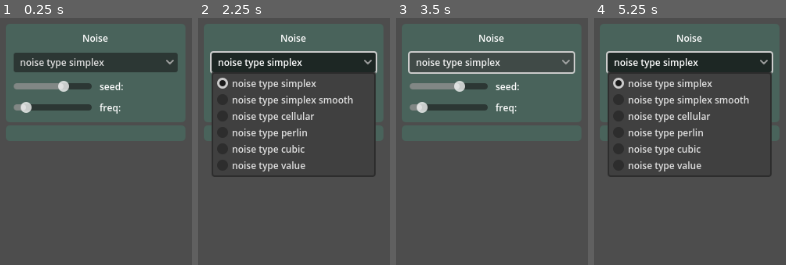
Above: before the commit, frames 1-4 (left to right).
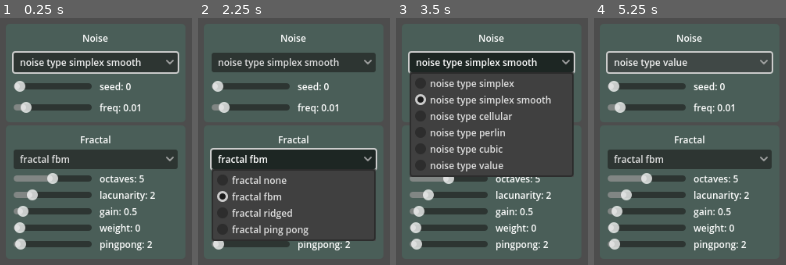
Above: after the commit, the same moments.

Repository: defce74/FastNoiseLite-Demo-Godot-4
Game: Godot game, scene res://world.tscn
Same seed, same stepped clock (60 frames per second), same inputs: the game is played once before the commit and once after it.
Inputs (mouse positions are in pixels of both pictures, inside the frame that each line leads up to):
- Up to frame 1 (0.25 s): no input
- Up to frame 2 (2.25 s): click (294, 62) at 0.5 s, where only the run before the commit has a clickable "noise type simplex"; click "noise type simplex" (after the commit: "noise type simplex smooth") at 1.25 s; click "noise type simplex" (after the commit: "fractal fbm") at 2 s
- Up to frame 3 (3.5 s): click "noise type simplex" (after the commit: "noise type simplex smooth") at 2.75 s
- Up to frame 4 (5.25 s): click "noise type simplex" (after the commit: "fractal fbm") at 3.5 s; click "noise type simplex" (after the commit: "noise type value") at 4.25 s; click "noise type simplex" (after the commit: "noise type value") at 5 s

The runs differ from the first frame. In frame 1, 18% of the frame differs, in the area x 6-94%, y 13-95%; in frame 2, 36%; in frame 3, 37%; in frame 4, 41%, in the area x 6-93%, y 14-95%.

Commit message:
prior to gui code removal

Diff:
--- a/src/Camera.gd
+++ /dev/null
@@ -1,51 +0,0 @@
-# Camera.gd
-#---------------------------------
-extends Camera2D
-
-#---------------------------------
-var m_dragSensitivity: float = 20.0
-enum m_cameraMovement { left, right, up, down }
-
-var m_zoomSpeed: Vector2 = Vector2(0.05, 0.05)
-var m_zoomMin: Vector2 = Vector2(0.4, 0.4)
-var m_zoomMax: Vector2 = Vector2(1.5, 1.5)
-
-#---------------------------------
-func setPosition(value: int):
-	match value:
-		m_cameraMovement.left: position.x -= m_dragSensitivity / zoom.x
-		m_cameraMovement.right: position.x += m_dragSensitivity / zoom.x
-		m_cameraMovement.up: position.y -= m_dragSensitivity / zoom.y
-		m_cameraMovement.down: position.y += m_dragSensitivity / zoom.y
-
-#---------------------------------
-func setZoom(value):
-	# set_zoom(value)
-	set_zoom(value.clamp(m_zoomMin, m_zoomMax))
-
-#---------------------------------
-func _process(_delta):
-	pass # moveCamera()
-
-#---------------------------------
-func _input(event):
-	if event is InputEventMouseButton:
-		if event.button_index == MOUSE_BUTTON_WHEEL_UP: # camera zoom in
-			setZoom(zoom + m_zoomSpeed)
-		elif event.button_index == MOUSE_BUTTON_WHEEL_DOWN: # camera zoom out
-			setZoom(zoom - m_zoomSpeed)
-		elif event.button_index == MOUSE_BUTTON_LEFT:
-			print('get_viewport_rect(): ', get_viewport_rect())
-
-#---------------------------------
-func moveCamera():
-	if get_viewport().get_mouse_position().x < 0:
-		setPosition(m_cameraMovement.left)
-	if get_viewport().get_mouse_position().x > get_viewport_rect().end.x:
-		setPosition(m_cameraMovement.right)
-	if get_viewport().get_mouse_position().y < 0:
-		setPosition(m_cameraMovement.up)
-	if get_viewport().get_mouse_position().y > get_viewport_rect().end.y:
-		setPosition(m_cameraMovement.down)
-
-#---------------------------------
--- /dev/null
+++ b/src/Fractal.gd
@@ -0,0 +1,79 @@
+# Fractal.gd
+#---------------------------------
+extends PanelContainer
+
+#---------------------------------
+@onready var g_map: Map = get_tree().root.get_node("World").get_node("Map")
+
+@onready var m_fractalType: OptionButton = $"VBoxContainer/OptionButton"
+
+@onready var m_octavesLabel: Label = $"VBoxContainer/Octaves/Label"
+@onready var m_lacunarityLabel: Label = $"VBoxContainer/Lacunarity/Label"
+@onready var m_gainLabel: Label = $"VBoxContainer/Gain/Label"
+@onready var m_weightLabel: Label = $"VBoxContainer/Weight/Label"
+@onready var m_pingpongLabel: Label = $"VBoxContainer/Pingpong/Label"
+
+@onready var m_octaves: HSlider = $"VBoxContainer/Octaves/HSlider"
+@onready var m_lacunarity: HSlider = $"VBoxContainer/Lacunarity/HSlider"
+@onready var m_gain: HSlider = $"VBoxContainer/Gain/HSlider"
+@onready var m_weight: HSlider = $"VBoxContainer/Weight/HSlider"
+@onready var m_pingpong: HSlider = $"VBoxContainer/Pingpong/HSlider"
+
+#---------------------------------
+func _ready():
+	# add items to optionBox
+	m_fractalType.add_item('fractal none', FastNoiseLite.FractalType.FRACTAL_NONE)
+	m_fractalType.add_item('fractal fbm', FastNoiseLite.FractalType.FRACTAL_FBM)
+	m_fractalType.add_item('fractal ridged', FastNoiseLite.FractalType.FRACTAL_RIDGED)
+	m_fractalType.add_item('fractal ping pong', FastNoiseLite.FractalType.FRACTAL_PING_PONG)
+
+	m_fractalType.select(g_map.m_fractalType) # init optionBox to default value
+
+	# init labels to default values
+	m_octavesLabel.set_text('octaves: ' + str(g_map.m_fractalOctaves))
+	m_lacunarityLabel.set_text('lacunarity: ' + str(g_map.m_fractalLacunarity))
+	m_gainLabel.set_text('gain: ' + str(g_map.m_fractalGain))
+	m_weightLabel.set_text('weight: ' + str(g_map.m_fractalWeightedStrength))
+	m_pingpongLabel.set_text('pingpong: ' + str(g_map.m_fractalPingPongStrength))
+
+	# init sliders to default values
+	m_octaves.set_value(g_map.m_fractalOctaves)
+	m_lacunarity.set_value(g_map.m_fractalLacunarity)
+	m_gain.set_value(g_map.m_fractalGain)
+	m_weight.set_value(g_map.m_fractalWeightedStrength)
+	m_pingpong.set_value(g_map.m_fractalPingPongStrength)
+
+#---------------------------------
+func _on_fractalType_item_selected(index):
+	g_map.m_fractalType = index
+	g_map.generateWorld()
+
+#---------------------------------
+func _on_octave_value_changed(value):
+	g_map.m_fractalOctaves = value
+	m_octavesLabel.set_text('octaves: ' + str(g_map.m_fractalOctaves))
+	g_map.generateWorld()
+
+#---------------------------------
+func _on_lacunarity_value_changed(value):
+	g_map.m_fractalLacunarity = value
+	m_lacunarityLabel.set_text('lacunarity: ' + str(g_map.m_fractalLacunarity))
+	g_map.generateWorld()
+
+#---------------------------------
+func _on_gain_value_changed(value):
+	g_map.m_fractalGain = value
+	m_gainLabel.set_text('gain: ' + str(g_map.m_fractalGain))
+	g_map.generateWorld()
+
+#---------------------------------
+func _on_weight_value_changed(value):
+	g_map.m_fractalWeightedStrength = value
+	m_weightLabel.set_text('weight: ' + str(g_map.m_fractalWeightedStrength))
+	g_map.generateWorld()
+
+#---------------------------------
+func _on_pingpong_value_changed(value):
+	g_map.m_fractalPingPongStrength = value
+	m_pingpongLabel.set_text('pingpong: ' + str(g_map.m_fractalPingPongStrength))
+	g_map.generateWorld()
--- a/src/FractalType.gd
+++ /dev/null
@@ -1,20 +0,0 @@
-# NoiseType.gd
-#---------------------------------
-extends OptionButton
-
-#---------------------------------
-@onready var g_map: Map = get_tree().root.get_node("World").get_node("Map")
-
-#---------------------------------
-func _ready():
-	add_item('fractal none', FastNoiseLite.FractalType.FRACTAL_NONE)
-	add_item('fractal fbm', FastNoiseLite.FractalType.FRACTAL_FBM)
-	add_item('fractal ridged', FastNoiseLite.FractalType.FRACTAL_RIDGED)
-	add_item('fractal ping pong', FastNoiseLite.FractalType.FRACTAL_PING_PONG)
-
-#---------------------------------
-func _on_item_selected(index):
-	g_map.m_fractalType = index
-	g_map.generateWorld()
-
-#---------------------------------
--- a/src/Gui.gd
+++ b/src/Gui.gd
@@ -5,26 +5,11 @@
 #---------------------------------
 @onready var g_map: Map = get_tree().root.get_node("World").get_node("Map")
 
-@onready var m_seedLabel: Label = $"VBoxContainer/Noise/Seed/Label"
-@onready var m_freqLabel: Label = $"VBoxContainer/Noise/Frequency/Label"
-
 @onready var m_fracOctLabel: Label = $"VBoxContainer/Fractals/FractalOctaves/Label"
 @onready var m_fracLacLabel: Label = $"VBoxContainer/Fractals/FractalLacunarity/Label"
 @onready var m_fracGainLabel: Label = $"VBoxContainer/Fractals/FractalGain/Label"
 @onready var m_fracWeightLabel: Label = $"VBoxContainer/Fractals/FractalWeight/Label"
 @onready var m_fracPingpongLabel: Label = $"VBoxContainer/Fractals/FractalPingpong/Label"
-
-#---------------------------------
-func _on_seed_slider_value_changed(value):
-	g_map.m_seed = value
-	m_seedLabel.set_text('seed: ' + str(g_map.m_seed))
-	g_map.generateWorld()
-
-#---------------------------------
-func _on_freq_slider_value_changed(value):
-	g_map.m_freq = value
-	m_freqLabel.set_text('freq: ' + str(g_map.m_freq))
-	g_map.generateWorld()
 
 #---------------------------------
 func _on_fracOct_slider_value_changed(value):
@@ -50,7 +35,7 @@
 	m_fracWeightLabel.set_text('fractal weight: ' + str(g_map.m_fractalWeightedStrength))
 	g_map.generateWorld()
 
-
+#---------------------------------
 func _on_fracPingpong_slider_value_changed(value):
 	g_map.m_fractalPingPongStrength = value
 	m_fracPingpongLabel.set_text('fractal weight: ' + str(g_map.m_fractalPingPongStrength))
--- a/src/Map.gd
+++ b/src/Map.gd
@@ -8,17 +8,18 @@
 var m_grass = Vector2i(4, 2)
 
 # map dimensions
-var m_mapSize: Vector2 = Vector2(512, 512)
+var m_mapSize: Vector2 = Vector2(256, 256)
 
 # random noise generator
 var m_noise = FastNoiseLite.new()
 
 # FastNoiseLite variables
-var m_noiseType: FastNoiseLite.NoiseType = FastNoiseLite.NoiseType.TYPE_SIMPLEX
-var m_seed: int = 1337
+var m_noiseType: FastNoiseLite.NoiseType = FastNoiseLite.NoiseType.TYPE_SIMPLEX_SMOOTH
+var m_seed: int = 0
 var m_freq: float = 0.01
-var m_fractalType: FastNoiseLite.FractalType = FastNoiseLite.FractalType.FRACTAL_NONE
-var m_fractalOctaves: int = 2
+
+var m_fractalType: FastNoiseLite.FractalType = FastNoiseLite.FractalType.FRACTAL_FBM
+var m_fractalOctaves: int = 5
 var m_fractalLacunarity: float = 2.0
 var m_fractalGain: float = 0.5
 var m_fractalWeightedStrength: float = 0.0
@@ -46,6 +47,7 @@
 	m_noise.set_noise_type(m_noiseType)
 	m_noise.set_seed(m_seed) # randi_range(0, 500)
 	m_noise.set_frequency(m_freq)
+
 	m_noise.set_fractal_type(m_fractalType)
 	m_noise.set_fractal_octaves(m_fractalOctaves) # number of octaves to generate - 1 octave per tile
 	m_noise.set_fractal_lacunarity(m_fractalLacunarity)
@@ -57,6 +59,8 @@
 		for y in range(m_mapSize.y):
 			var absNoise: float = abs(m_noise.get_noise_2d(x, y)) # get float value between -1 and 1
 			var tileToPlace: int = floori(absNoise * m_tileList.size()) # get tile the noise value corresponds to
+			# print('absNoise: ', absNoise)
+			# print('tileToPlace: ', tileToPlace)
 
 			set_cell(0, Vector2i(x,y), 0, m_tileList[tileToPlace])
 
--- a/src/Noise.gd
+++ b/src/Noise.gd
@@ -6,6 +6,7 @@
 @onready var g_map: Map = get_tree().root.get_node("World").get_node("Map")
 
 @onready var m_noiseType: OptionButton = $"VBoxContainer/OptionButton"
+
 @onready var m_seedLabel: Label = $"VBoxContainer/Seed/Label"
 @onready var m_freqLabel: Label = $"VBoxContainer/Frequency/Label"
 
@@ -17,6 +18,12 @@
 	m_noiseType.add_item('noise type perlin', FastNoiseLite.NoiseType.TYPE_PERLIN)
 	m_noiseType.add_item('noise type cubic', FastNoiseLite.NoiseType.TYPE_VALUE_CUBIC)
 	m_noiseType.add_item('noise type value', FastNoiseLite.NoiseType.TYPE_VALUE)
+
+	m_noiseType.select(g_map.m_noiseType)
+	m_noiseType.grab_focus()
+
+	m_seedLabel.set_text('seed: ' + str(g_map.m_seed))
+	m_freqLabel.set_text('freq: ' + str(g_map.m_freq))
 
 #---------------------------------
 func _on_noiseType_item_selected(index):
--- a/src/NoiseType.gd
+++ /dev/null
@@ -1,20 +0,0 @@
-# NoiseType.gd
-#---------------------------------
-extends OptionButton
-
-#---------------------------------
-@onready var g_map: Map = get_tree().root.get_node("World").get_node("Map")
-
-#---------------------------------
-func _ready():
-	add_item('noise type simplex', FastNoiseLite.NoiseType.TYPE_SIMPLEX)
-	add_item('noise type simplex smooth', FastNoiseLite.NoiseType.TYPE_SIMPLEX_SMOOTH)
-	add_item('noise type cellular', FastNoiseLite.NoiseType.TYPE_CELLULAR)
-	add_item('noise type perlin', FastNoiseLite.NoiseType.TYPE_PERLIN)
-	add_item('noise type cubic', FastNoiseLite.NoiseType.TYPE_VALUE_CUBIC)
-	add_item('noise type value', FastNoiseLite.NoiseType.TYPE_VALUE)
-
-#---------------------------------
-func _on_item_selected(index):
-	g_map.m_noiseType = index
-	g_map.generateWorld()
--- a/src/gui.tscn
+++ b/src/gui.tscn
@@ -1,14 +1,15 @@
-[gd_scene load_steps=4 format=3 uid="uid://3k746bv5w2nj"]
+[gd_scene load_steps=5 format=3 uid="uid://3k746bv5w2nj"]
 
 [ext_resource type="Theme" uid="uid://cxt5tdmihu36j" path="res://gui.tres" id="1_r7rlr"]
 [ext_resource type="Script" path="res://Noise.gd" id="1_vk4vd"]
+[ext_resource type="Script" path="res://Fractal.gd" id="3_007xf"]
 
 [sub_resource type="StyleBoxFlat" id="StyleBoxFlat_vx8ye"]
 content_margin_left = 10.0
 content_margin_top = 10.0
 content_margin_right = 10.0
 content_margin_bottom = 10.0
-bg_color = Color(0.286275, 0.388235, 0.356863, 1)
+bg_color = Color(0.286275, 0.388235, 0.356863, 0.8)
 corner_radius_top_left = 5
 corner_radius_top_right = 5
 corner_radius_bottom_right = 5
@@ -57,7 +58,6 @@
 size_flags_horizontal = 3
 size_flags_stretch_ratio = 0.5
 max_value = 2000.0
-value = 1337.0
 
 [node name="Label" type="Label" parent="VBoxContainer/Noise/VBoxContainer/Seed"]
 custom_minimum_size = Vector2(100, 0)
@@ -87,7 +87,108 @@
 [node name="Fractal" type="PanelContainer" parent="VBoxContainer"]
 layout_mode = 2
 theme_override_styles/panel = SubResource("StyleBoxFlat_vx8ye")
+script = ExtResource("3_007xf")
+
+[node name="VBoxContainer" type="VBoxContainer" parent="VBoxContainer/Fractal"]
+layout_mode = 2
+
+[node name="Label" type="Label" parent="VBoxContainer/Fractal/VBoxContainer"]
+layout_mode = 2
+text = "Fractal"
+horizontal_alignment = 1
+
+[node name="OptionButton" type="OptionButton" parent="VBoxContainer/Fractal/VBoxContainer"]
+layout_mode = 2
+
+[node name="Octaves" type="HBoxContainer" parent="VBoxContainer/Fractal/VBoxContainer"]
+layout_mode = 2
+theme_override_constants/separation = 10
+
+[node name="HSlider" type="HSlider" parent="VBoxContainer/Fractal/VBoxContainer/Octaves"]
+custom_minimum_size = Vector2(100, 0)
+layout_mode = 2
+size_flags_horizontal = 3
+size_flags_stretch_ratio = 0.5
+max_value = 10.0
+rounded = true
+
+[node name="Label" type="Label" parent="VBoxContainer/Fractal/VBoxContainer/Octaves"]
+custom_minimum_size = Vector2(100, 0)
+layout_mode = 2
+size_flags_horizontal = 3
+
+[node name="Lacunarity" type="HBoxContainer" parent="VBoxContainer/Fractal/VBoxContainer"]
+layout_mode = 2
+theme_override_constants/separation = 10
+
+[node name="HSlider" type="HSlider" parent="VBoxContainer/Fractal/VBoxContainer/Lacunarity"]
+custom_minimum_size = Vector2(100, 0)
+layout_mode = 2
+size_flags_horizontal = 3
+size_flags_stretch_ratio = 0.5
+max_value = 10.0
+
+[node name="Label" type="Label" parent="VBoxContainer/Fractal/VBoxContainer/Lacunarity"]
+custom_minimum_size = Vector2(100, 0)
+layout_mode = 2
+size_flags_horizontal = 3
+
+[node name="Gain" type="HBoxContainer" parent="VBoxContainer/Fractal/VBoxContainer"]
+layout_mode = 2
+theme_override_constants/separation = 10
+
+[node name="HSlider" type="HSlider" parent="VBoxContainer/Fractal/VBoxContainer/Gain"]
+custom_minimum_size = Vector2(100, 0)
+layout_mode = 2
+size_flags_horizontal = 3
+size_flags_stretch_ratio = 0.5
+max_value = 10.0
+step = 0.01
+
+[node name="Label" type="Label" parent="VBoxContainer/Fractal/VBoxContainer/Gain"]
+custom_minimum_size = Vector2(100, 0)
+layout_mode = 2
+size_flags_horizontal = 3
+
+[node name="Weight" type="HBoxContainer" parent="VBoxContainer/Fractal/VBoxContainer"]
+layout_mode = 2
+theme_override_constants/separation = 10
+
+[node name="HSlider" type="HSlider" parent="VBoxContainer/Fractal/VBoxContainer/Weight"]
+custom_minimum_size = Vector2(100, 0)
+layout_mode = 2
+size_flags_horizontal = 3
+size_flags_stretch_ratio = 0.5
+max_value = 1.0
+step = 0.01
+value = 0.01
+
+[node name="Label" type="Label" parent="VBoxContainer/Fractal/VBoxContainer/Weight"]
+custom_minimum_size = Vector2(100, 0)
+layout_mode = 2
+size_flags_horizontal = 3
+
+[node name="Pingpong" type="HBoxContainer" parent="VBoxContainer/Fractal/VBoxContainer"]
+layout_mode = 2
+theme_override_constants/separation = 10
+
+[node name="HSlider" type="HSlider" parent="VBoxContainer/Fractal/VBoxContainer/Pingpong"]
+custom_minimum_size = Vector2(100, 0)
+layout_mode = 2
+size_flags_horizontal = 3
+size_flags_stretch_ratio = 0.5
+
+[node name="Label" type="Label" parent="VBoxContainer/Fractal/VBoxContainer/Pingpong"]
+custom_minimum_size = Vector2(100, 0)
+layout_mode = 2
+size_flags_horizontal = 3
 
 [connection signal="item_selected" from="VBoxContainer/Noise/VBoxContainer/OptionButton" to="VBoxContainer/Noise" method="_on_noiseType_item_selected"]
 [connection signal="value_changed" from="VBoxContainer/Noise/VBoxContainer/Seed/HSlider" to="VBoxContainer/Noise" method="_on_seed_value_changed"]
 [connection signal="value_changed" from="VBoxContainer/Noise/VBoxContainer/Frequency/HSlider" to="VBoxContainer/Noise" method="_on_frequency_value_changed"]
+[connection signal="item_selected" from="VBoxContainer/Fractal/VBoxContainer/OptionButton" to="VBoxContainer/Fractal" method="_on_fractalType_item_selected"]
+[connection signal="value_changed" from="VBoxContainer/Fractal/VBoxContainer/Octaves/HSlider" to="VBoxContainer/Fractal" method="_on_octave_value_changed"]
+[connection signal="value_changed" from="VBoxContainer/Fractal/VBoxContainer/Lacunarity/HSlider" to="VBoxContainer/Fractal" method="_on_lacunarity_value_changed"]
+[connection signal="value_changed" from="VBoxContainer/Fractal/VBoxContainer/Gain/HSlider" to="VBoxContainer/Fractal" method="_on_gain_value_changed"]
+[connection signal="value_changed" from="VBoxContainer/Fractal/VBoxContainer/Weight/HSlider" to="VBoxContainer/Fractal" method="_on_weight_value_changed"]
+[connection signal="value_changed" from="VBoxContainer/Fractal/VBoxContainer/Pingpong/HSlider" to="VBoxContainer/Fractal" method="_on_pingpong_value_changed"]
--- a/src/world.tscn
+++ b/src/world.tscn
@@ -1,12 +1,9 @@
-[gd_scene load_steps=11 format=3 uid="uid://nrw8yqh4en57"]
+[gd_scene load_steps=10 format=3 uid="uid://nrw8yqh4en57"]
 
 [ext_resource type="Script" path="res://World.gd" id="1_5p6na"]
 [ext_resource type="Texture2D" uid="uid://d10ws815dhhay" path="res://colors.png" id="1_llyad"]
 [ext_resource type="Script" path="res://Map.gd" id="2_fca5v"]
-[ext_resource type="Script" path="res://Camera.gd" id="3_ifdqj"]
 [ext_resource type="Script" path="res://Gui.gd" id="5_blgpv"]
-[ext_resource type="Script" path="res://NoiseType.gd" id="6_hy6lv"]
-[ext_resource type="Script" path="res://FractalType.gd" id="7_byjv2"]
 [ext_resource type="PackedScene" uid="uid://3k746bv5w2nj" path="res://gui.tscn" id="8_oun1u"]
 
 [sub_resource type="TileSetAtlasSource" id="TileSetAtlasSource_i52ir"]
@@ -19,6 +16,55 @@
 [sub_resource type="TileSet" id="TileSet_cq5te"]
 tile_size = Vector2i(64, 64)
 sources/0 = SubResource("TileSetAtlasSource_i52ir")
+
+[sub_resource type="GDScript" id="GDScript_qt6ws"]
+script/source = "# NoiseType.gd
+#---------------------------------
+extends OptionButton
+
+#---------------------------------
+@onready var g_map: Map = get_tree().root.get_node(\"World\").get_node(\"Map\")
+
+#---------------------------------
+func _ready():
+	add_item('noise type simplex', FastNoiseLite.NoiseType.TYPE_SIMPLEX)
+	add_item('noise type simplex smooth', FastNoiseLite.NoiseType.TYPE_SIMPLEX_SMOOTH)
+	add_item('noise type cellular', FastNoiseLite.NoiseType.TYPE_CELLULAR)
+	add_item('noise type perlin', FastNoiseLite.NoiseType.TYPE_PERLIN)
+	add_item('noise type cubic', FastNoiseLite.NoiseType.TYPE_VALUE_CUBIC)
+	add_item('noise type value', FastNoiseLite.NoiseType.TYPE_VALUE)
+
+#---------------------------------
+func _on_item_selected(index):
+	g_map.m_noiseType = index
+	g_map.generateWorld()
+
+"
+
+[sub_resource type="GDScript" id="GDScript_3u4f7"]
+script/source = "# NoiseType.gd
+#---------------------------------
+extends OptionButton
+
+#---------------------------------
+@onready var g_map: Map = get_tree().root.get_node(\"World\").get_node(\"Map\")
+
+#---------------------------------
+func _ready():
+	add_item('fractal none', FastNoiseLite.FractalType.FRACTAL_NONE)
+	add_item('fractal fbm', FastNoiseLite.FractalType.FRACTAL_FBM)
+	add_item('fractal ridged', FastNoiseLite.FractalType.FRACTAL_RIDGED)
+	add_item('fractal ping pong', FastNoiseLite.FractalType.FRACTAL_PING_PONG)
+
+#---------------------------------
+func _on_item_selected(index):
+	g_map.m_fractalType = index
+	g_map.generateWorld()
+
+#---------------------------------
+
+
+"
 
 [node name="World" type="Node2D"]
 script = ExtResource("1_5p6na")
@@ -31,7 +77,6 @@
 limit_bottom = 17000
 limit_smoothed = true
 position_smoothing_enabled = true
-script = ExtResource("3_ifdqj")
 
 [node name="Map" type="TileMap" parent="."]
 tile_set = SubResource("TileSet_cq5te")
@@ -64,7 +109,7 @@
 
 [node name="NoiseType" type="OptionButton" parent="CanvasLayer/Gui/VBoxContainer/Noise"]
 layout_mode = 2
-script = ExtResource("6_hy6lv")
+script = SubResource("GDScript_qt6ws")
 
 [node name="Seed" type="HBoxContainer" parent="CanvasLayer/Gui/VBoxContainer/Noise"]
 layout_mode = 2
@@ -111,7 +156,7 @@
 
 [node name="FractalType" type="OptionButton" parent="CanvasLayer/Gui/VBoxContainer/Fractals"]
 layout_mode = 2
-script = ExtResource("7_byjv2")
+script = SubResource("GDScript_3u4f7")
 
 [node name="FractalOctaves" type="HBoxContainer" parent="CanvasLayer/Gui/VBoxContainer/Fractals"]
 layout_mode = 2
